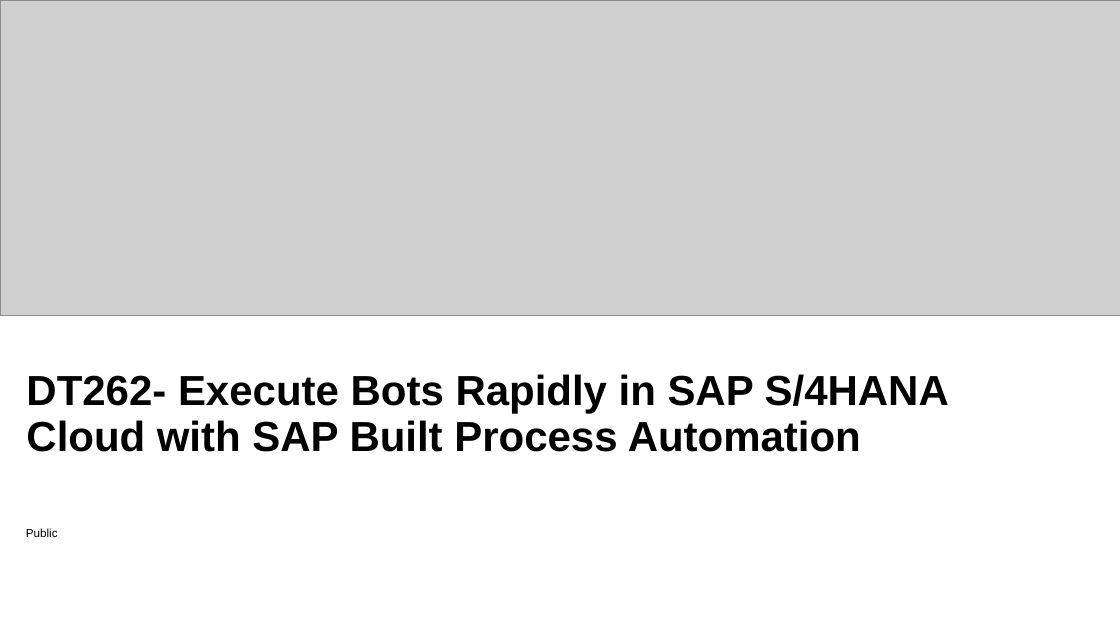
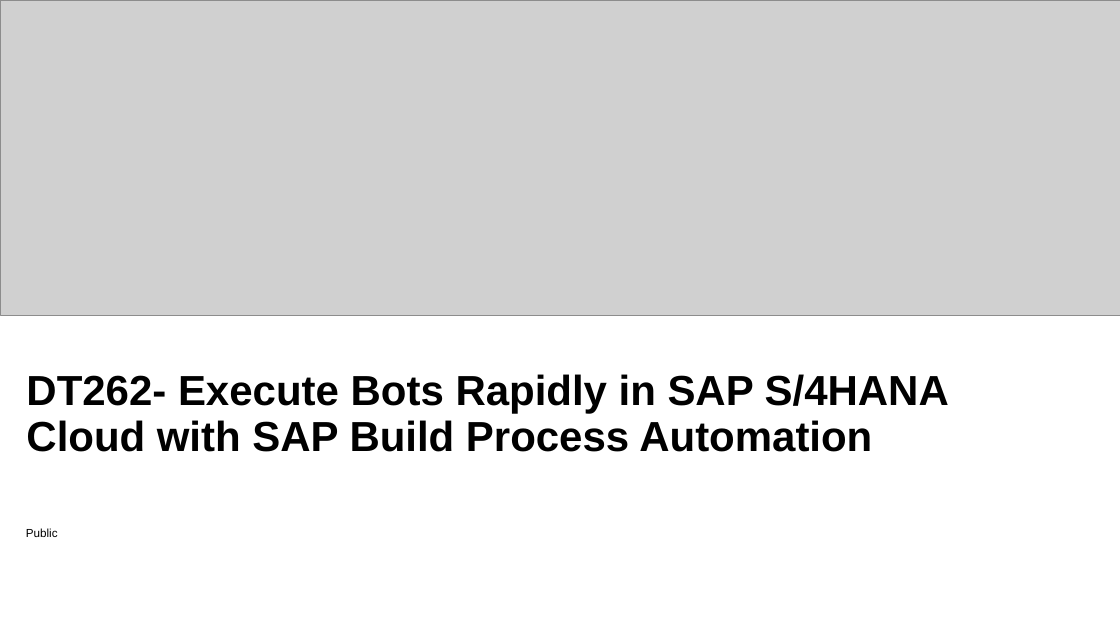
Before and after one commit to SAP-samples/teched2022-DT262, a slide deck: slide 1 of exercises/DT262-Execute Bots Rapidly in SAP S4HANA Cloud with SAP Build Process Automation.pptx. Drawn at 1120x630 pixels with LibreOffice and Linux fonts; fonts in the diff are those of the drawing; grey boxes stand for pictures; background and template pictures are left out. Boxes give left, top, right and bottom in pixels: in the first picture for what was removed or moved away, otherwise in the second. Text is boxed around its words. In the diff, an @@ line names an element or a change of style, - is before the commit and + after.

```diff
--- a/exercises/DT262-Execute Bots Rapidly in SAP S4HANA Cloud with SAP Build Process Automation.pptx
+++ b/exercises/DT262-Execute Bots Rapidly in SAP S4HANA Cloud with SAP Build Process Automation.pptx
@@ title at (26, 374, 949, 452): text changed @@
-DT262- Execute Bots Rapidly in SAP S/4HANA Cloud with SAP Built Process Automation
+DT262- Execute Bots Rapidly in SAP S/4HANA Cloud with SAP Build Process Automation
```
Also in this commit, not shown: 3 other slides changed, 3 slides added, 2 slides removed.
